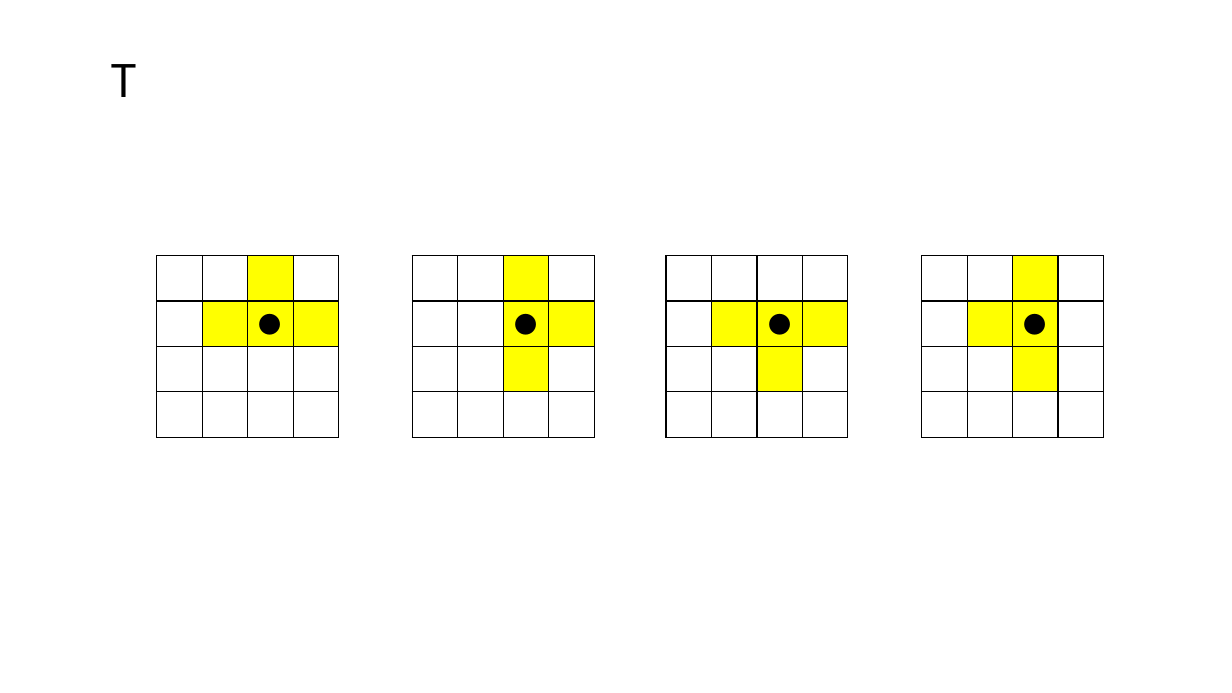
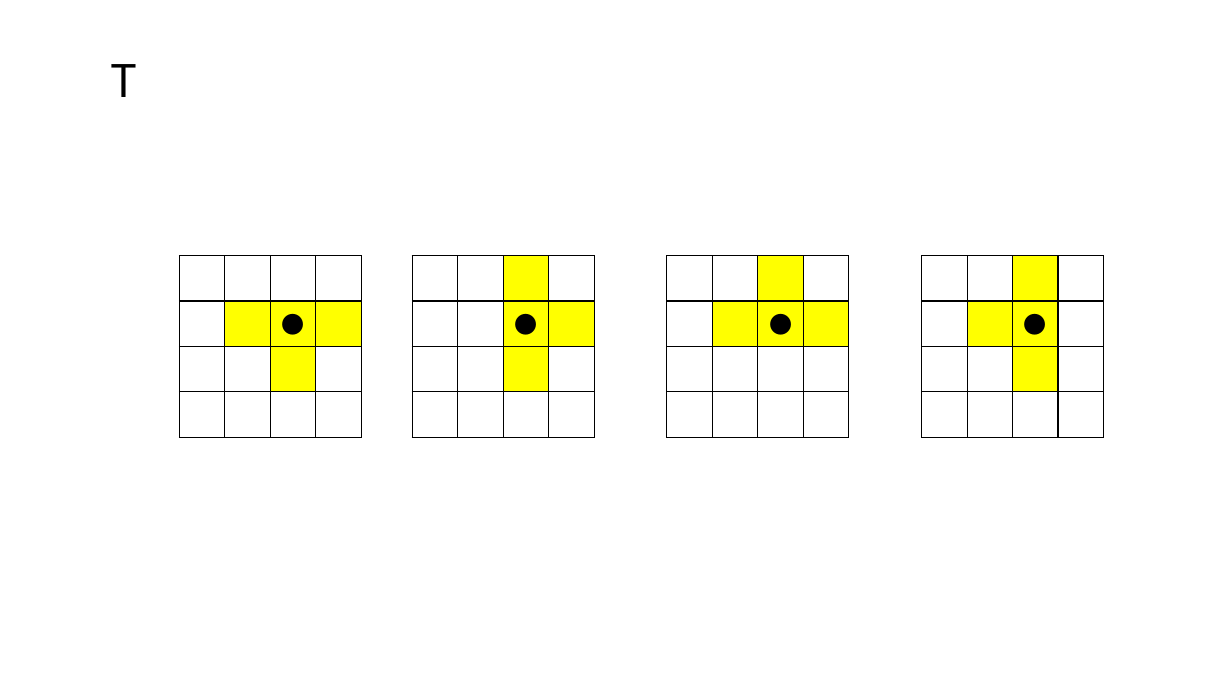
Before and after one commit to fpdjsns/Tetris, a slide deck: slide 11 of Document/Tetris plan.pptx. Drawn at 1232x693 pixels with LibreOffice and Linux fonts; fonts in the diff are those of the drawing. Boxes give left, top, right and bottom in pixels: in the first picture for what was removed or moved away, otherwise in the second. Text is boxed around its words. In the diff, an @@ line names an element or a change of style, - is before the commit and + after.

```diff
--- a/Document/Tetris plan.pptx
+++ b/Document/Tetris plan.pptx
@@ table: place and size @@
-table at bbox=[666, 256, 848, 438]
+table at bbox=[179, 256, 360, 438]
@@ table: place and size @@
-table at bbox=[157, 256, 338, 438]
+table at bbox=[667, 256, 848, 438]
```
Also in this commit, not shown: 3 other slides changed.
